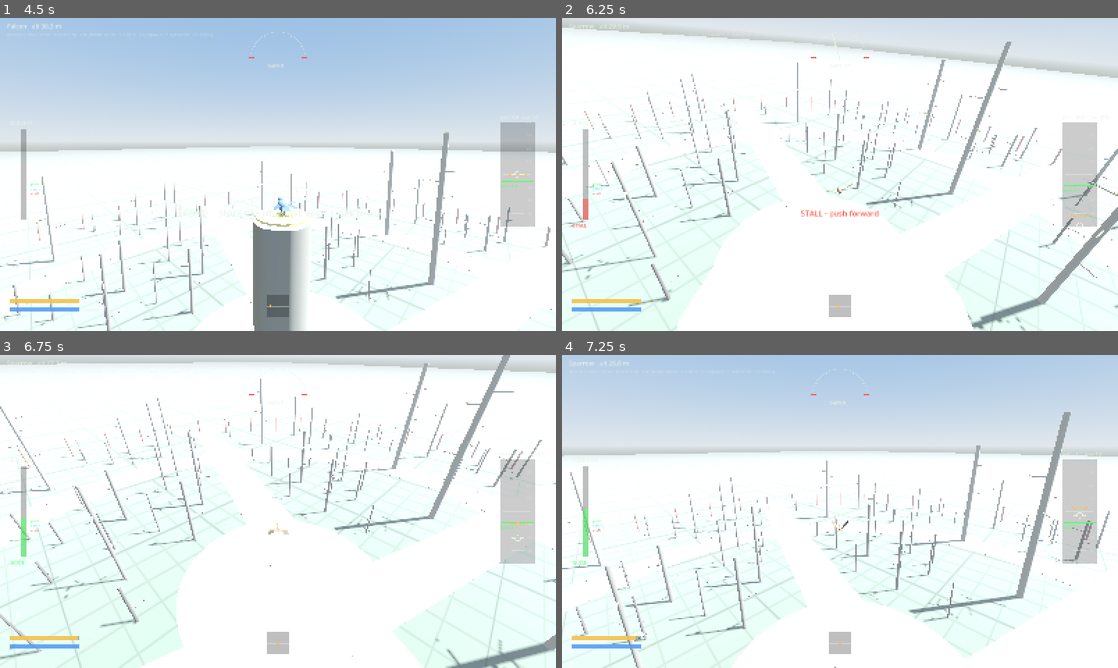
Above: before the commit, frames 1-4 (two rows, left to right).
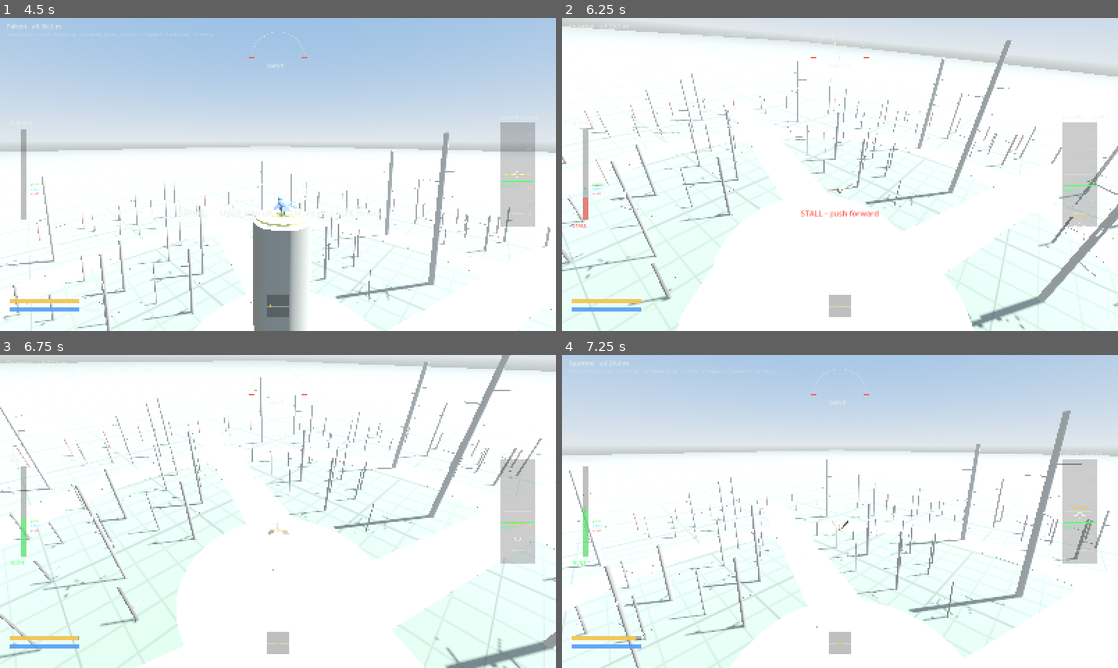
Above: after the commit, the same moments.

Repository: afaucher/flap
Game: Godot game, scene res://scenes/boot.tscn
Two runs of this game, one before a commit and one after it. Both use one fixed random seed, a clock stepped at 60 frames per second and the inputs below.
Inputs (mouse positions are in pixels of both pictures, inside the frame that each line leads up to):
- Up to frame 1 (4.5 s): tap Enter at 0.5 s; move the mouse to (400, 158) at 0.52 s; hold Ctrl (catch) 0.53-1.28 s; click (400, 158) at 0.67 s; tap Space (flap) at 0.77, 0.8, 1.07, 1.35, 1.52, 1.82, 3.02, 3.32 s; move the mouse to (250, 174) at 1.27 s; tap Ctrl (catch) at 1.55, 3.05 s; move the mouse to (289, 168) at 2.02 s; hold Space (flap) 2.03-2.78 s; tap 1 (bird_1) at 2.1 s; move the mouse to (272, 180) at 2.77 s; tap 2 (bird_2) at 2.85 s; move the mouse to (316, 177) at 3.52 s; hold Space (flap) 3.53-4.28 s; tap 3 (bird_3) at 3.6 s; move the mouse to (233, 171) at 4.27 s; tap 4 (bird_4) at 4.35 s
- Up to frame 2 (6.25 s): tap Space (flap) at 4.52, 4.82, 6.02 s; tap Ctrl (catch) at 4.55, 5.85 s; move the mouse to (845, 174) at 5.02 s; hold Space (flap) 5.03-5.78 s; tap 5 (bird_5) at 5.1 s; move the mouse to (817, 168) at 5.77 s
- Up to frame 3 (6.75 s): tap Space (flap) at 6.32 s; move the mouse to (305, 511) at 6.52 s; hold Space (flap) from 6.53 s (still down); tap C (center_stick) at 6.6 s
- Up to frame 4 (7.25 s): keep holding Space (flap)

Frame 1 is identical in both runs. In frame 2, 3.8% of the frame differs, in the area x 0-100%, y 2-100%; in frame 3, 4.0%, in the area x 0-100%, y 0-100%; in frame 4, 2.8%.

Commit message:
Landing: catch envelope from relative motion, flare with braking beats
- Perch.in_reach: the catch envelope follows the bird's motion -- long
  ahead (longer when faster), narrow sideways, deep below the flight
  line, shallow above it, nothing behind; a small sphere when hovering.
  A reachable perch beats a nearer unreachable one.
- Landing timed from the relative motion (2 d / v, 0.3-0.8 s); the body
  pitches up into a 55 deg flare, turns across the branch and settles;
  the rig does two braking beats (wings forward, high angle of attack,
  alula out), tail fanned down, feet reaching for the grip.
- Flight model: a flaring bird holds its lift near its weight (up to
  1.6 CL max) so it brakes without sinking. Perch assist starts at 6 m
  and steers toward the seat, just above the grip.
- AI aims a little high on final. Flock: 31/34 perches in 90 s (was
  28/26).
- landing_reel scene + docs/images/landing_before_after.png.

Co-Authored-By: Claude Opus 5.5 <noreply@anthropic.com>

Diff:
--- /dev/null
+++ b/scenes/landing_reel.tscn
@@ -0,0 +1,6 @@
+[gd_scene load_steps=2 format=3]
+
+[ext_resource type="Script" path="res://scripts/app/landing_reel.gd" id="1"]
+
+[node name="LandingReel" type="Node3D"]
+script = ExtResource("1")
--- a/scripts/ai/ai_pilot.gd
+++ b/scripts/ai/ai_pilot.gd
@@ -199,7 +199,9 @@
 	mode = Mode.FINAL if final else Mode.CRUISE
 	var aim := route[wp]
 	if final and dist_perch < 6.0:
-		aim = target.approach_anchor() + Vector3.UP * 0.2   # the outer branch: the bird lands where its path meets it
+		# The outer branch, aimed a little high: the feet reach forward and down from the flight line, so the
+		# path should meet the branch from level or above (the swoop up from the approach point does that).
+		aim = target.approach_anchor() + Vector3.UP * 0.45
 
 	var desired := (aim - pos).normalized()
 	# A steep bank sheds vertical lift: near the ground, bank gently.
--- /dev/null
+++ b/scripts/app/landing_reel.gd
@@ -0,0 +1,103 @@
+extends Node3D
+## Dev scene: a bird flies into a branch perch (catch held) on a fixed setup, filmed side-on, saving a frame
+## every few ticks: for looking at, and A/B-ing, the landing.
+##   Godot --fixed-fps 60 --path . -- --scene res://scenes/landing_reel.tscn --out <dir> [--prefix before]
+##       [--bird crow] [--frames 12] [--every 5] [--speed 0.95] [--from front|below|above]
+## --speed is the arrival speed as a share of the bird's catch speed; --from picks the approach.
+
+var bird: Bird
+var ctl := ScriptedInput.new()
+var perch: Perch
+var out_dir := ""
+var prefix := "frame"
+var frames := 12
+var every := 5
+var tick := 0
+var saved := 0
+var started := false
+
+
+func _ready() -> void:
+	var args := OS.get_cmdline_user_args()
+	out_dir = Boot.arg_value(args, "--out")
+	if Boot.arg_value(args, "--prefix") != "":
+		prefix = Boot.arg_value(args, "--prefix")
+	if Boot.arg_value(args, "--frames") != "":
+		frames = int(Boot.arg_value(args, "--frames"))
+	if Boot.arg_value(args, "--every") != "":
+		every = int(Boot.arg_value(args, "--every"))
+	var bid := Boot.arg_value(args, "--bird")
+	var speed_k := float(Boot.arg_value(args, "--speed")) if Boot.arg_value(args, "--speed") != "" else 0.95
+	var from := Boot.arg_value(args, "--from")
+
+	var env := Environment.new()
+	env.background_mode = Environment.BG_COLOR
+	env.background_color = Color(0.82, 0.85, 0.83)
+	env.ambient_light_source = Environment.AMBIENT_SOURCE_COLOR
+	env.ambient_light_color = Color(0.75, 0.78, 0.8)
+	env.ambient_light_energy = 0.7
+	var we := WorldEnvironment.new()
+	we.environment = env
+	add_child(we)
+	var sun := DirectionalLight3D.new()
+	sun.rotation_degrees = Vector3(-55, -30, 0)
+	add_child(sun)
+
+	var layout := ArenaLayout.generate(7)
+	var arena := ArenaBuilder.new()
+	add_child(arena)
+	arena.build(layout)
+	# A canopy branch with room around it.
+	for p in layout.perches:
+		if p.kind == Perch.Kind.BRANCH and p.position.y > 8.0 and p.position.y < 14.0 and p.a.distance_to(p.b) > 1.2:
+			perch = p
+			break
+	var p := BirdProfile.by_id(bid if bid != "" else "crow")
+	bird = Bird.new()
+	add_child(bird)
+	bird.setup(p, layout, ctl)
+	bird.arena = arena
+	bird.perch_assist = 0.6
+	var target := perch.a.lerp(perch.b, 0.6)
+	var back := perch.facing * 3.2
+	var start := target + back + Vector3.UP * (0.0 if from == "" or from == "front" else (-0.8 if from == "below" else 0.8))
+	bird.fly_from(start, (target - start).normalized(), p.grab_speed_max * speed_k)
+	ctl.catch_hold = true
+	# Side-on camera, perpendicular to the approach, framing the last few metres.
+	# (Out past the branch tip, so the tree is behind the bird rather than in front of the camera.)
+	var side := Vector3(perch.b.x - perch.a.x, 0.0, perch.b.z - perch.a.z).normalized()
+	var cam := Camera3D.new()
+	add_child(cam)
+	var mid := target + perch.facing * 1.4
+	# The first roughly side-on viewpoint with a clear line of sight (other trees may stand in the way).
+	var eye := mid + side * 3.4 + Vector3.UP * 0.4
+	for yaw in [0.0, 180.0, 30.0, -30.0, 150.0, -150.0, 60.0, -60.0]:
+		var cand: Vector3 = mid + side.rotated(Vector3.UP, deg_to_rad(yaw)) * 3.4 + Vector3.UP * 0.4
+		if layout.segment_clear(cand, mid, 0.3, perch.tree_id) and layout.segment_clear(cand, target, 0.3, perch.tree_id):
+			eye = cand
+			break
+	cam.look_at_from_position(eye, mid, Vector3.UP)
+	cam.fov = 45.0
+	cam.current = true
+	started = true
+
+
+func _physics_process(_dt: float) -> void:
+	if not started:
+		return
+	tick += 1
+	if tick % every == 0 and saved < frames:
+		saved += 1
+		_save(saved)
+	if saved >= frames and tick % every == 0:
+		await RenderingServer.frame_post_draw
+		get_tree().quit()
+
+
+func _save(n: int) -> void:
+	await RenderingServer.frame_post_draw
+	if out_dir == "":
+		return
+	DirAccess.make_dir_recursive_absolute(out_dir)
+	get_viewport().get_texture().get_image().save_png("%s/%s_%02d.png" % [out_dir, prefix, n])
+	print("frame %d state %d speed %.2f" % [n, bird.state, bird.model.velocity.length()])
--- a/scripts/bird/bird.gd
+++ b/scripts/bird/bird.gd
@@ -26,6 +26,7 @@
 const BONK_MIN := 1.0          ## m/s into a surface for a hit to count as a bonk (less is a graze)
 const TURN_RATE := 150.0       ## deg/s a full stick turns a sitting bird
 const AIM_AHEAD := 2.5         ## the landing point is sought along this many catch radii of flight path
+const FLARE_PITCH := 55.0      ## deg, how far the body pitches up mid-landing (the braking flare)
 const TAKEOFF_GRACE := 0.5     ## s after leaving the ground or a perch before touching down counts as landing
 const LEAVE_PASS := 0.35       ## s the bird passes through the tree it just left (it may face along a branch)
 
@@ -44,6 +45,7 @@
 var candidate_grip := Vector3.ZERO   ## the candidate's grip point nearest the bird
 var perch_grip := Vector3.ZERO       ## where the feet hold on (landing on / sitting on `perch`)
 var _land_facing := Vector3.FORWARD
+var sit_pitch_deg := 0.0             ## body pitch when perched (+ = upright); set per species
 var perch_assist := 0.6        ## 0..1: auto-flare and a gentle pull toward a perch in the last few metres
 var bonks := 0
 var stun := 0.0
@@ -176,27 +178,35 @@
 		var d := to.length()
 		if d > profile.grab_radius and dir.dot(to / maxf(d, 1e-4)) < 0.5:
 			continue   # behind or off to the side: not where we're headed
-		candidate = p
-		candidate_grip = grip
-		candidate_distance = d
-		candidate_status = p.catch_status(profile, global_position, model.velocity, grip)
-		return
+		var status := p.catch_status(profile, global_position, model.velocity, grip)
+		# The nearest perch ahead is the candidate, unless a further one is actually in reach: that one wins
+		# (a branch just out of reach must not hide the treetop the feet can close on).
+		if candidate == null or (candidate_status == Perch.Catch.OUT_OF_RANGE and status != Perch.Catch.OUT_OF_RANGE):
+			candidate = p
+			candidate_grip = grip
+			candidate_distance = d
+			candidate_status = status
+		if candidate_status != Perch.Catch.OUT_OF_RANGE:
+			return
 
 
 ## Perch assist (auto-flare + a gentle pull onto the perch line) and the arena's soft walls.
 func _apply_assists() -> void:
 	var push := Vector3.ZERO
 	model.flare = 0.0
-	if candidate != null and perch_assist > 0.0 and candidate_distance < 5.0:
+	if candidate != null and perch_assist > 0.0 and candidate_distance < 6.0:
 		var to := candidate_grip - global_position
 		var d := maxf(candidate_distance, 0.01)
-		var near_k := smoothstep(5.0, 1.5, d)
+		var near_k := smoothstep(6.0, 2.5, d)
 		var closing := model.velocity.dot(to / d)
-		var target := profile.grab_speed_max * 0.85
+		var target := profile.grab_speed_max * 0.8
 		if closing > target:
 			model.flare = clampf((closing - target) / (profile.grab_speed_max * 0.5), 0.0, 1.0) * perch_assist * near_k
+		# Steer the flight line onto where the body sits once perched (just above the grip), so the bird
+		# arrives level with or a little above the branch, feet reaching down -- the catch envelope's sweet spot.
 		var dir := model.flight_dir()
-		var lateral := to - dir * to.dot(dir)
+		var to_seat := Perch.seat_at(candidate_grip, profile) - global_position
+		var lateral := to_seat - dir * to_seat.dot(dir)
 		push += lateral * 4.0 * perch_assist * near_k
 	var horiz := Vector2(global_position.x, global_position.z)
 	if horiz.length() > layout.boundary:
@@ -258,7 +268,9 @@
 	perch_grip = candidate_grip if p == candidate else p.aim_grip(global_position, model.flight_dir(), profile.grab_radius * AIM_AHEAD)
 	_land_facing = p.facing_for(model.velocity)
 	var dist := _land_from.distance_to(Perch.seat_at(perch_grip, profile))
-	_land_dur = clampf(dist / maxf(_land_vel.length(), 1.0) * 1.6, 0.15, 0.45)
+	# Timed from the relative motion: braking evenly from the arrival speed to rest over the distance
+	# takes 2 d / v. Long enough to see the flare, short enough to stay responsive.
+	_land_dur = clampf(2.0 * dist / maxf(_land_vel.length(), 1.0), 0.3, 0.8)
 
 
 func _land(dt: float) -> void:
@@ -272,8 +284,7 @@
 	model.velocity = (pos - global_position) / dt if dt > 0.0 else Vector3.ZERO
 	global_position = pos
 	model.position = pos
-	var sit := Basis.looking_at(_land_facing, Vector3.UP)
-	global_basis = _land_from_basis.slerp(sit, smoothstep(0.0, 1.0, s)).orthonormalized()
+	global_basis = _landing_basis(s)
 	model.energy.tick(dt, false, 0.0, true)
 	if s >= 1.0:
 		state = State.PERCHED
@@ -281,6 +292,18 @@
 		facing = _land_facing
 		look_pitch = 0.0
 		perched.emit(perch)
+
+
+## The body through a landing: from the flight attitude it turns toward the landing facing and pitches up
+## into the flare (peaking about two-thirds of the way), then settles to the perched posture.
+func _landing_basis(s: float) -> Basis:
+	var flat := Vector3(_land_vel.x, 0.0, _land_vel.z)
+	var from_dir := flat.normalized() if flat.length() > 0.05 else _land_facing
+	var yaw_dir := from_dir.slerp(_land_facing, smoothstep(0.1, 0.85, s)).normalized()
+	var flare := deg_to_rad(FLARE_PITCH) * sin(PI * clampf(s / 0.85, 0.0, 1.0))
+	var pitch := lerpf(flare, deg_to_rad(sit_pitch_deg), smoothstep(0.7, 1.0, s))
+	var target := Basis.looking_at(yaw_dir, Vector3.UP) * Basis(Vector3.RIGHT, pitch)
+	return _land_from_basis.slerp(target.orthonormalized(), smoothstep(0.0, 0.3, s)).orthonormalized() if s < 0.3 else target.orthonormalized()
 
 
 # --- Sitting (perch or ground) -----------------------------------------------------------------
--- a/scripts/bird/bird_rig.gd
+++ b/scripts/bird/bird_rig.gd
@@ -376,9 +376,16 @@
 	var sweep_t := 12.0 * flare
 	var twist_t := clampf(alpha * 0.6, deg_to_rad(-8.0), deg_to_rad(18.0))
 	if landing:
-		flap_t = deg_to_rad(25.0)
-		fold_t = 0.0
-		twist_t = deg_to_rad(30.0)
+		# The flare: two braking wingbeats with the wings swept forward at a high angle of attack, alula out;
+		# in the last fifth the wings start to fold as the bird settles.
+		var lt: float = t.landing_t
+		var beat := fmod(lt * 2.0, 1.0)
+		flap_t = deg_to_rad(30.0 + 40.0 * cos(beat * TAU))
+		lift_t = 0.0
+		fold_t = smoothstep(0.8, 1.0, lt) * 0.8
+		sweep_t = 18.0 * (1.0 - smoothstep(0.8, 1.0, lt))
+		twist_t = deg_to_rad(40.0)
+		k = 1.0
 	if sitting:
 		flap_t = deg_to_rad(-10.0)
 		fold_t = 1.0
--- a/scripts/flight/flight_model.gd
+++ b/scripts/flight/flight_model.gd
@@ -185,7 +185,13 @@
 	# cushions the wing (a little more lift) and gives the downstroke something to push against (stronger
 	# wingbeats, below). Exaggerated past the real thing on purpose: it's what lets a downed bird get back up.
 	ground_effect = clampf(1.0 - ground_height / p.ground_effect_height, 0.0, 1.0)
-	cl = lift_coefficient(alpha) * (1.0 + 0.3 * flare) * (1.0 + p.ground_effect_lift * ground_effect)
+	cl = lift_coefficient(alpha) * (1.0 + p.ground_effect_lift * ground_effect)
+	if flare > 0.0:
+		# A flaring bird pitches up as it slows and holds its lift near its weight (perching studies see no
+		# lift spike and no sag): it brakes without dropping. Top the lift up toward the weight, within the
+		# extra lift a deep-stall, unsteady flare can make (1.6 x CL max).
+		var hold_cl := p.mass * BirdProfile.G / maxf(q * area, 1e-3)
+		cl = lerpf(cl, clampf(hold_cl, cl, p.cl_max * 1.6), flare)
 	var induced_cut := p.k_induced * 0.5 * ground_effect * cl * cl
 	cd = drag_coefficient(cl, alpha, fold) - induced_cut + 1.2 * flare
 	var aero_fade := smoothstep(0.5, 2.0, speed)   # no aero at a standstill (dropping off a perch)
--- a/scripts/world/perch.gd
+++ b/scripts/world/perch.gd
@@ -109,11 +109,40 @@
 	return across * signf(d)
 
 
+## The catch envelope: can the feet reach `grip` from `pos`, moving at `vel`? It follows the relative motion
+## instead of being a sphere round the bird: the feet swing forward and down, so the reach is long ahead
+## (longer the faster the bird is coming in -- it starts its flare earlier), narrow to the sides, deep below,
+## shallow above, and nothing behind. Hovering (nearly still), it is a small sphere.
+static func in_reach(profile: BirdProfile, pos: Vector3, vel: Vector3, grip: Vector3) -> bool:
+	var r := grip - pos
+	var reach := profile.grab_radius
+	var speed := vel.length()
+	if speed < 0.5:
+		return r.length() <= reach * 0.6
+	var d := vel / speed
+	var along := r.dot(d)
+	var ahead := reach * (1.0 + 0.4 * clampf(speed / profile.grab_speed_max, 0.0, 1.0))
+	if along < -reach * 0.15 or along > ahead:
+		return false
+	# Off the flight line: split into up/down (in the vertical plane of the path) and sideways.
+	var off := r - d * along
+	var up_axis := (Vector3.UP - d * d.y)
+	up_axis = up_axis.normalized() if up_axis.length() > 1e-3 else Vector3.UP
+	var above := off.dot(up_axis)          # + = the grip is above the flight line
+	var side := (off - up_axis * above).length()
+	var side_reach := reach * 0.55 * (1.0 - 0.4 * clampf(along / ahead, 0.0, 1.0))
+	if side > side_reach + maxf(0.0, -above) * 0.3:   # (a perch below the line can be a little further to the side)
+		return false
+	# The feet reach forward and down from the flight line, barely up. Relative to the path, not to the world:
+	# a bird swooping up carries itself to a perch above it.
+	return above >= -reach * 0.9 and above <= reach * 0.35
+
+
 ## Can a bird of `profile` at `pos` moving at `vel` catch this perch at `grip` (default: the nearest grip
-## point) right now?
+## point) right now? In the catch envelope (in_reach) and slow enough.
 func catch_status(profile: BirdProfile, pos: Vector3, vel: Vector3, grip = null) -> Catch:
 	var g: Vector3 = grip if grip != null else closest_grip(pos)
-	if pos.distance_to(g) > profile.grab_radius:
+	if not in_reach(profile, pos, vel, g):
 		return Catch.OUT_OF_RANGE
 	return Catch.OK if vel.length() <= profile.grab_speed_max else Catch.TOO_FAST
 
--- a/tests/test_perching.gd
+++ b/tests/test_perching.gd
@@ -21,8 +21,11 @@
 	var ctl := ScriptedInput.new()
 	var b := _bird(p, ctl)
 	b.perch_assist = 0.0
-	var from := target.position + target.facing * 5.0 + Vector3.UP * 0.3
-	b.fly_from(from, (target.position - from).normalized(), p.grab_speed_max * 0.8)
+	# Coming in from above, aimed a little above the perch: the glide sinks onto it (a path that passes
+	# under a perch can't catch it -- the feet reach forward and down from the flight line, not up).
+	var from := target.position + target.facing * 4.0 + Vector3.UP * 0.6
+	b.fly_from(from, (target.position + Vector3.UP * 0.3 - from).normalized(), p.grab_speed_max * 0.95)
+	ctl.stick = Vector2(0.0, 0.3)   # a little pull holds the slow approach (gliding free, a crow speeds up past catch speed)
 	ctl.catch_hold = true
 	var caught_at := INF
 	for i in 120:
@@ -32,7 +35,7 @@
 		if b.state == Bird.State.PERCHED:
 			break
 	eq(b.state, Bird.State.PERCHED, "holding catch catches")
-	check(caught_at <= p.grab_radius + 0.01 and caught_at > p.grab_radius - 0.5, "caught on entering reach (%.2f m)" % caught_at)
+	check(caught_at <= p.grab_radius * 1.45 and caught_at > p.grab_radius * 0.5, "caught on entering reach (%.2f m)" % caught_at)
 	check(b.global_position.distance_to(Perch.seat_at(b.perch_grip, p)) < 0.01, "seated on its grip point")
 	check(target.distance_to(b.perch_grip) < 1e-4, "the grip point is on the perch")
 	near(b.model.velocity.length(), 0.0, 1e-4, "at rest")
@@ -42,6 +45,7 @@
 
 	# 2. Look around: the stick turns the bird; it takes off (FLAP) the way it faces, with a free wingbeat.
 	ctl.catch_hold = false
+	ctl.stick = Vector2.ZERO
 	var f0 := b.facing
 	ctl.stick = Vector2(1.0, 0.0)
 	await frames(30)
@@ -109,8 +113,8 @@
 	var ctl4 := ScriptedInput.new()
 	var assisted := _bird(p, ctl4)
 	assisted.perch_assist = 1.0
-	var from4 := target.position + target.facing * 7.0 + Vector3.UP * 0.2
-	assisted.fly_from(from4, (target.position - from4).normalized(), p.grab_speed_max * 1.25)
+	var from4 := target.position + target.facing * 7.0 + Vector3.UP * 1.6
+	assisted.fly_from(from4, (target.position + Vector3.UP * 0.8 - from4).normalized(), p.grab_speed_max * 1.25)
 	var assisted_ok := false
 	for i in 90:
 		await frames(1)
@@ -145,7 +149,18 @@
 	check(along.global_position.y < bp.position.y - 0.3, "below the branch")
 	along.queue_free()
 
-	# 8. Rest: perched birds recover stamina.
+	# 8. The catch envelope follows the relative motion: long ahead, nothing behind, barely above the path.
+	var pos := Vector3(0, 10, 0)
+	var vel := Vector3(0, 0, -p.grab_speed_max * 0.8)   # flying toward -Z
+	check(Perch.in_reach(p, pos, vel, pos + Vector3(0, -0.3, -p.grab_radius * 1.2)), "ahead and a little below: in reach")
+	check(not Perch.in_reach(p, pos, vel, pos + Vector3(0, 0, p.grab_radius * 0.5)), "behind: out of reach")
+	check(not Perch.in_reach(p, pos, vel, pos + Vector3(0, p.grab_radius * 0.6, -0.5)), "well above the path: out of reach")
+	check(not Perch.in_reach(p, pos, vel, pos + Vector3(p.grab_radius * 0.9, 0, -0.5)), "far to the side: out of reach")
+	var climbing := Vector3(0, 0.5, -1).normalized() * p.grab_speed_max * 0.8
+	check(Perch.in_reach(p, pos, climbing, pos + Vector3(0, 0.6, -1.2)), "swooping up: a perch above, on the path, is in reach")
+	check(Perch.in_reach(p, pos, Vector3.ZERO, pos + Vector3(0, -0.3, 0.3)), "hovering: a small sphere")
+
+	# 9. Rest: perched birds recover stamina.
 	var ctl5 := ScriptedInput.new()
 	var tired := _bird(p, ctl5)
 	tired.perch_at(target)
Binary file added: docs/images/landing_before_after.png
Not shown, added: docs/images/landing_before_after.png.import
Not shown, added: scripts/app/landing_reel.gd.uid
Not shown, changed: docs/design/flight_model.md
Not shown, added: docs/research/body_poses_and_folded_wings.md
